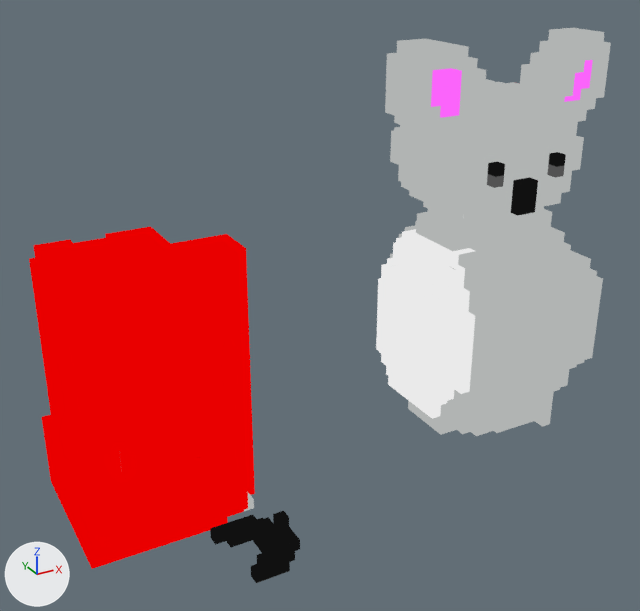
An edit to the glTF model models/koara.glb, drawn before and after from the same camera.
Rendered twice from a 50 mm camera at (-0.631, -1.431, 0.974) aimed at (0.07, -0.157, 0.338). Lighting does not change. The marker at lower left points along +X, +Y and +Z. The older version comes first. Where no turn or scale is listed for an object, it has been applied to the vertices.

The first picture shows 'koara'.
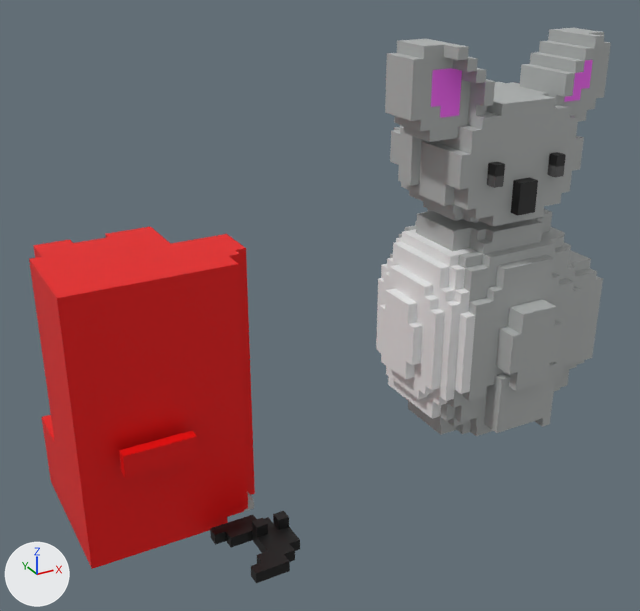
Pixel boxes [x1, y1, x2, y2] of what changed, in the pictures (640 x 611 px):
'koara', recoloured (darker)
    both: [29, 28, 611, 583]

What changed in the scene script:
```text
Change mat_material_koara:
    remove n0 = _N.new('ShaderNodeEmission'); n0.name = 'Emission'
    remove n1 = _N.new('ShaderNodeLightPath'); n1.name = 'Light Path'
    remove n2 = _N.new('ShaderNodeBsdfTransparent'); n2.name = 'Transparent BSDF'
    remove n3 = _N.new('ShaderNodeMixShader'); n3.name = 'Mix Shader'
    add n8 = _N.new('ShaderNodeBsdfPrincipled'); n8.name = 'Principled BSDF'
    where n4 = _N.new('ShaderNodeOutputMaterial'); n4.name = 'Material Output'
    where n5 = _N.new('ShaderNodeMix'); n5.name = 'Mix'
    remove _L.new(n1.outputs[0], n3.inputs[0])  # 'Is Camera Ray' to 'Factor'
    remove _L.new(n2.outputs[0], n3.inputs[1])  # 'BSDF' to 'Shader'
    remove _L.new(n0.outputs[0], n3.inputs[2])  # 'Emission' to 'Shader'
    remove _L.new(n3.outputs[0], n4.inputs[0])  # 'Shader' to 'Surface'
    remove _L.new(n5.outputs[2], n0.inputs[0])  # 'Result' to 'Color'
    add _L.new(n8.outputs[0], n4.inputs[0])  # 'BSDF' to 'Surface'
    add _L.new(n5.outputs[2], n8.inputs[0])  # 'Result' to 'Base Color'
```
